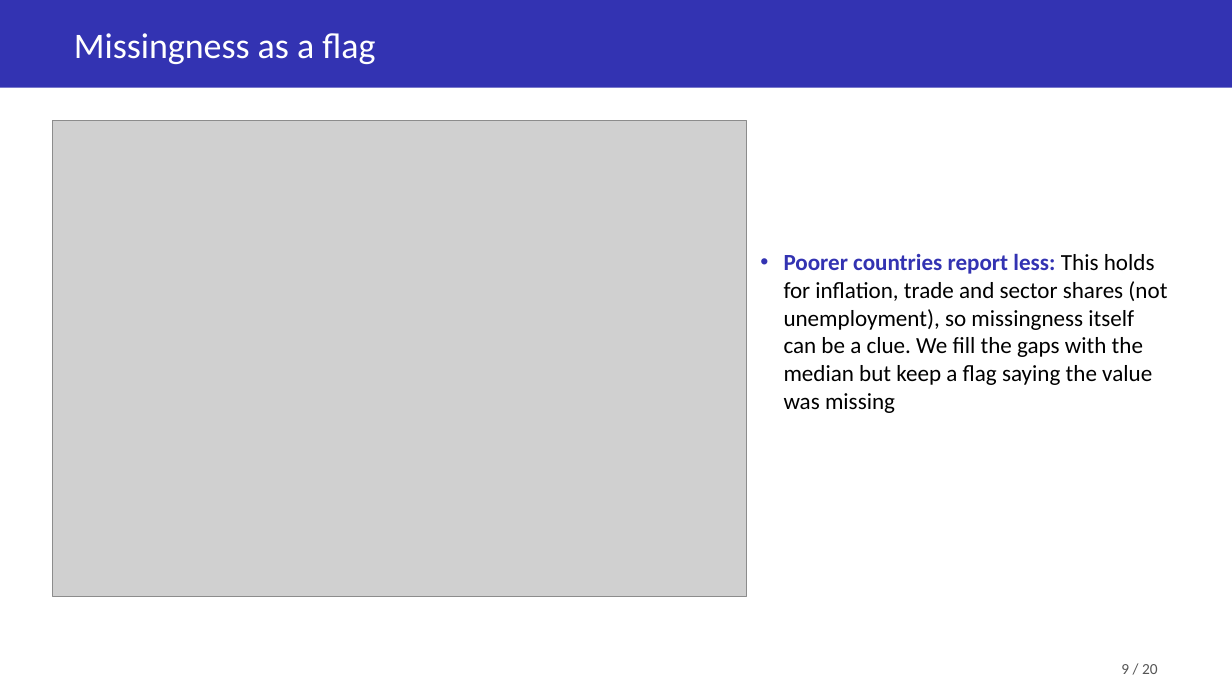
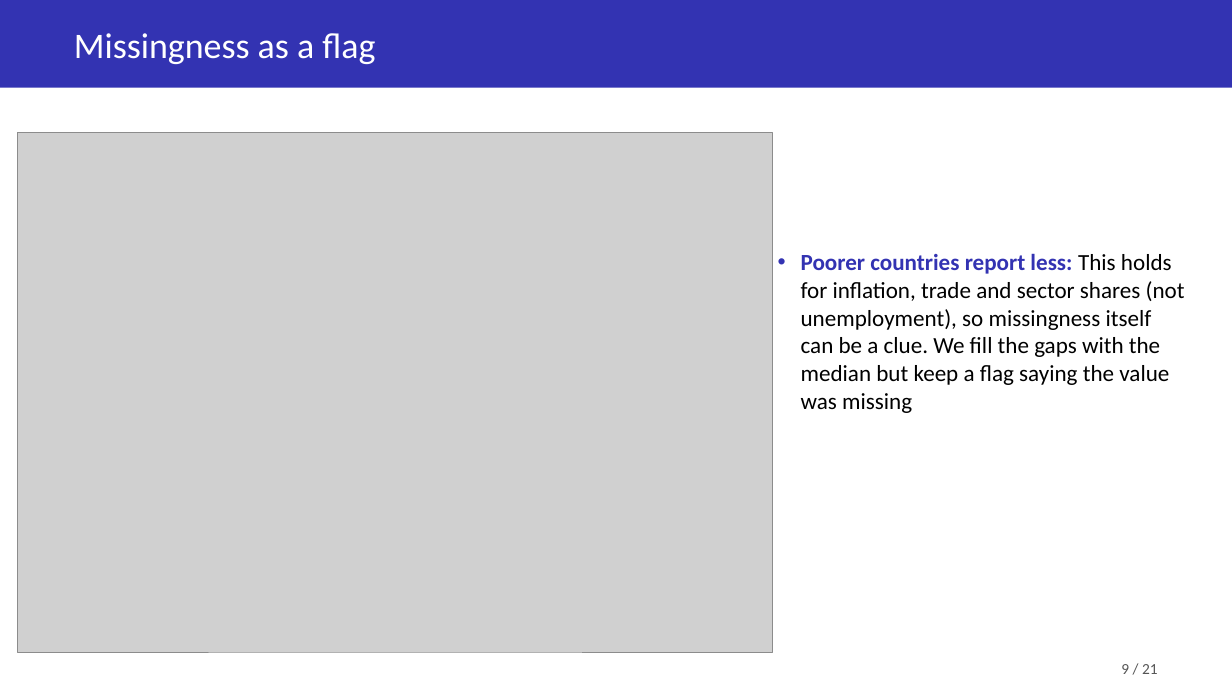
Before and after one commit to Soemon007/DS203_GroupProject, a slide deck: slide 9 of deliverables/DS203_Slides.pptx. Drawn at 1232x693 pixels with LibreOffice and Linux fonts; fonts in the diff are those of the drawing; grey boxes stand for pictures. Boxes give left, top, right and bottom in pixels: in the first picture for what was removed or moved away, otherwise in the second. Text is boxed around its words. In the diff, an @@ line names an element or a change of style, - is before the commit and + after.

```diff
--- a/deliverables/DS203_Slides.pptx
+++ b/deliverables/DS203_Slides.pptx
@@ picture: place and size @@
-picture at box(53, 120, 746, 597)
+picture at box(18, 133, 773, 653)
@@ text "Poorer countries report less: This ...": place and size @@
-text "Poorer countries report less: This ..." at box(784, 253, 1167, 385)
+text "Poorer countries report less: This ..." at box(801, 253, 1185, 385)
@@ text at box(1121, 664, 1158, 674): text changed @@
-9 / 20
+9 / 21
```
Also in this commit, not shown: 19 other slides changed, 1 slide added.
